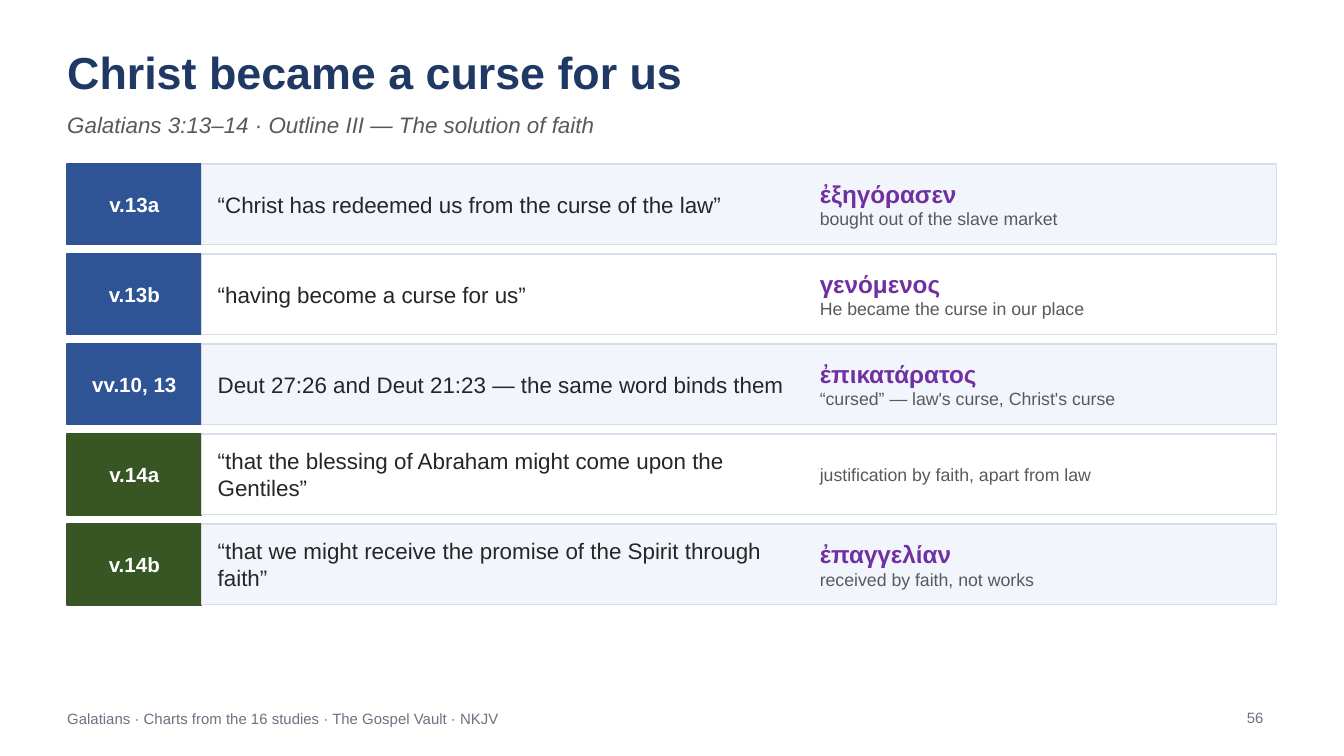
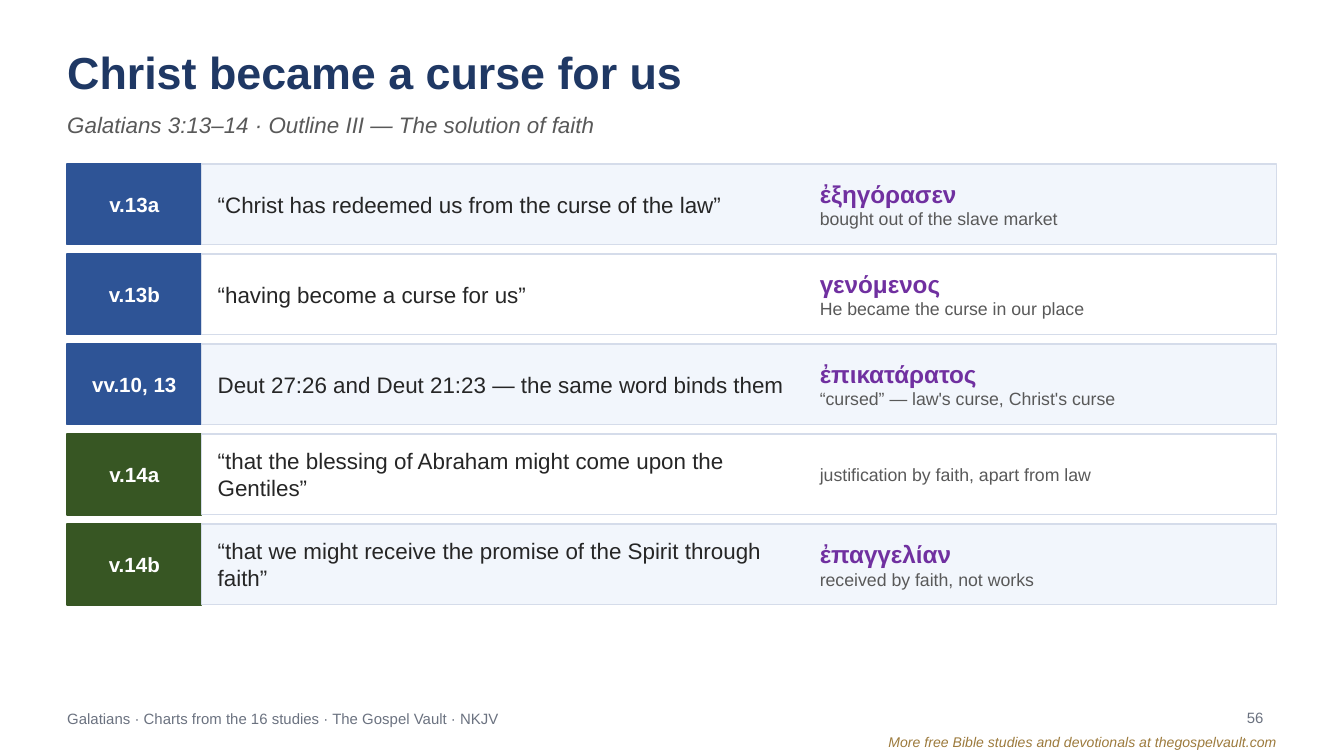
Before and after one commit to TheRooster07/TheGospelVault, a slide deck: slide 56 of bible-studies/galatians/charts/galatians-charts-full-series.pptx. Drawn at 1344x756 pixels with LibreOffice and Linux fonts; fonts in the diff are those of the drawing. Boxes give left, top, right and bottom in pixels: in the first picture for what was removed or moved away, otherwise in the second. Text is boxed around its words. In the diff, an @@ line names an element or a change of style, - is before the commit and + after.

```diff
--- a/bible-studies/galatians/charts/galatians-charts-full-series.pptx
+++ b/bible-studies/galatians/charts/galatians-charts-full-series.pptx
@@ text added at bbox=[888, 737, 1276, 750], 7.5 pt, text #9C7A3C, italic @@
+More free Bible studies and devotionals at thegospelvault.com
```
Also in this commit, not shown: 118 other slides changed, 8 other files.
